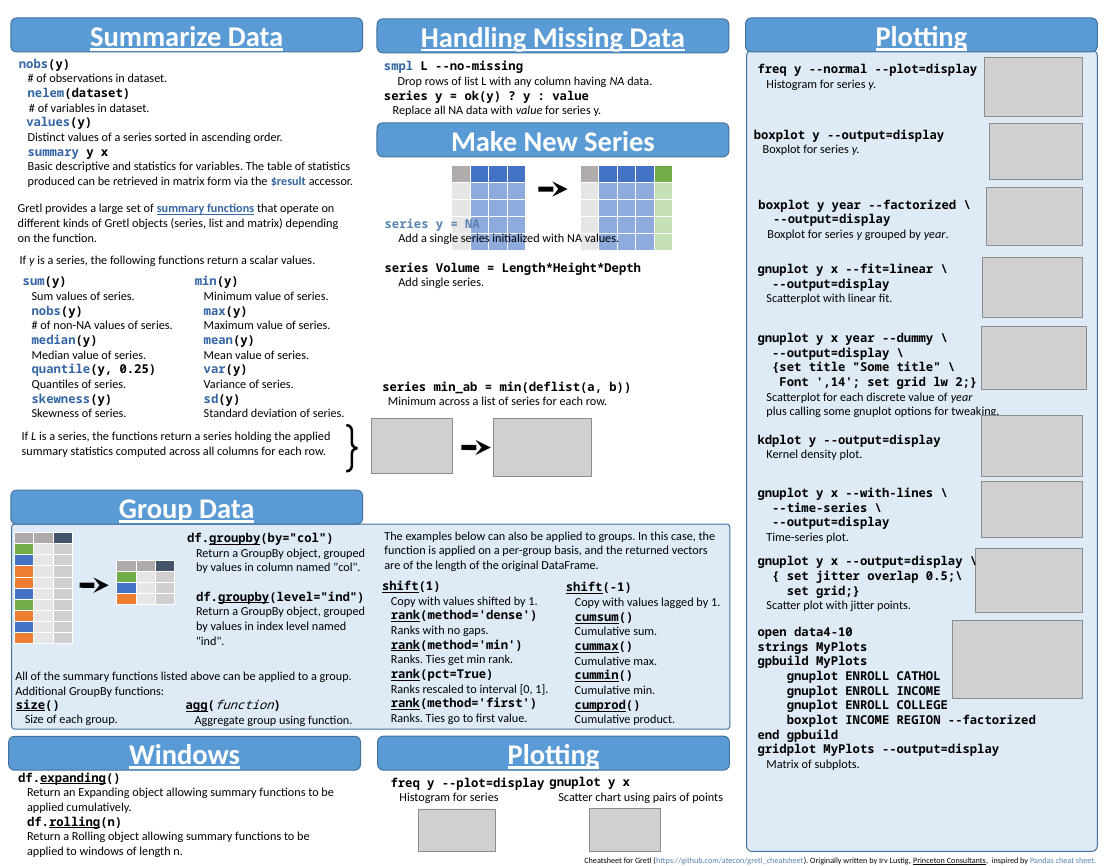
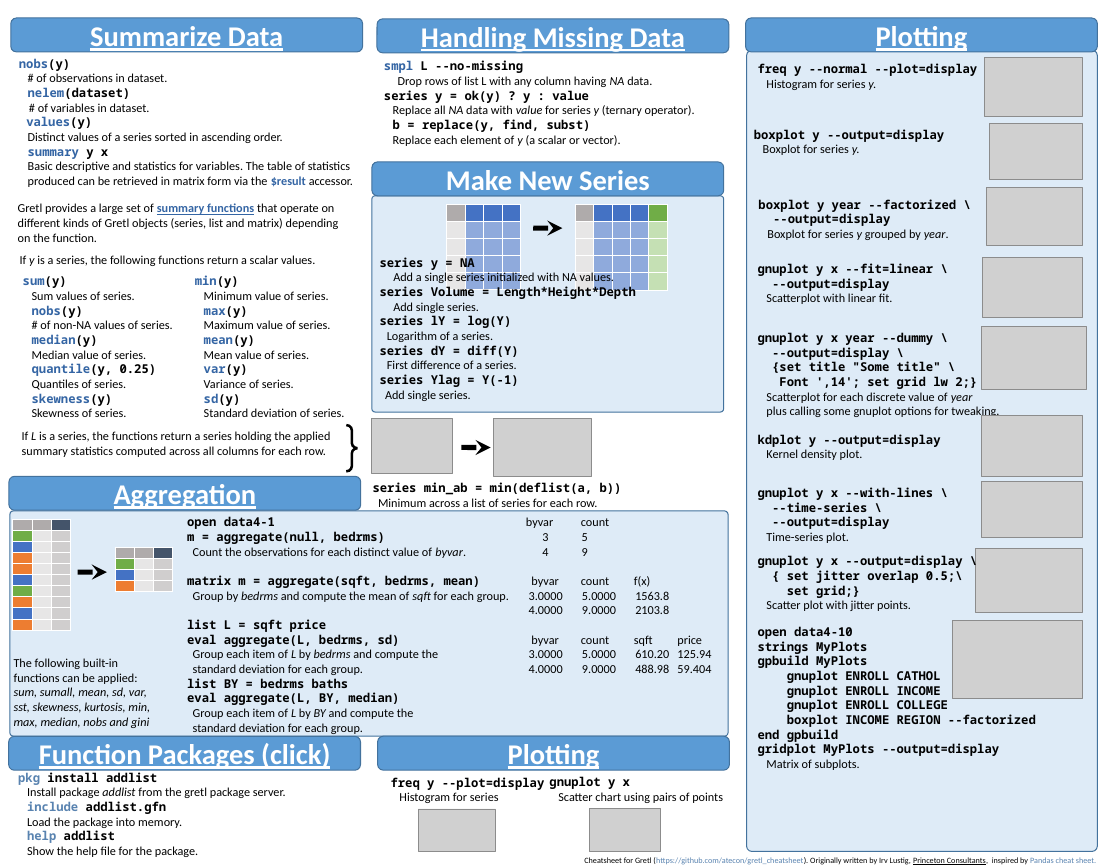
Before and after one commit to gretl-project/gretl_cheatsheet, a slide deck: slide 2 of Gretl_Cheat_Sheet.odp. Drawn at 1120x866 pixels with LibreOffice and Linux fonts; fonts in the diff are those of the drawing; grey boxes stand for pictures. Boxes give left, top, right and bottom in pixels: in the first picture for what was removed or moved away, otherwise in the second. Text is boxed around its words. In the diff, an @@ line names an element or a change of style, - is before the commit and + after.

```diff
--- a/Gretl_Cheat_Sheet.odp
+++ b/Gretl_Cheat_Sheet.odp
@@ text at (x1=393, y1=105, x2=695, y2=146): text changed @@
-Replace all NA data with value for series y.
+Replace all NA data with value for series y (ternary operator).
+b = replace(y, find, subst)
+Replace each element of y (a scalar or vector).
@@ rounded rectangle added at (x1=372, y1=196, x2=723, y2=412), fill #DEEBF7, outline #43729D 0.99 pt @@
@@ 2 tables, 1 rounded rectangle, 1 arrow moved together from (x1=377, y1=123, x2=729, y2=214) to (x1=372, y1=162, x2=723, y2=254) @@
@@ text "series y = NA" moved from (x1=385, y1=216, x2=641, y2=288) to (x1=380, y1=255, x2=636, y2=401) @@
@@ text at (x1=380, y1=255, x2=475, y2=271): text colour #5983B0 to #000000 in "series y = NA" @@
@@ text at (x1=380, y1=315, x2=519, y2=401): paragraphs added @@
+series lY = log(Y)
+Logarithm of a series.
+series dY = diff(Y)
+First difference of a series.
+series Ylag = Y(-1)
+Add single series.
@@ rounded rectangle added at (x1=9, y1=476, x2=361, y2=510), fill #5B9BD5, outline #43729D 0.99 pt, 28 pt, text #FFFFFF, bold, underline @@
+Aggregation
@@ text "series min_ab = min(deflist(a, b))" moved from (x1=382, y1=381, x2=631, y2=405) to (x1=373, y1=482, x2=622, y2=507) @@
@@ rounded rectangle removed at (x1=11, y1=490, x2=363, y2=524) @@
-Group Data
@@ rounded rectangle resized from (x1=12, y1=524, x2=730, y2=729) to (x1=10, y1=511, x2=729, y2=736) @@
@@ table moved from (x1=15, y1=533, x2=72, y2=643) to (x1=12, y1=520, x2=70, y2=630) @@
@@ text removed at (x1=384, y1=531, x2=716, y2=571) @@
-The examples below can also be applied to groups. In this case, the function is applied on a per-group basis, and the returned vectors are of the length of the original DataFrame.
@@ text added at (x1=526, y1=517, x2=711, y2=673), 12 pt, text #000000 @@
+byvar count
+3 5
+4 9
+byvar count f(x)
+3.0000 5.0000 1563.8
+4.0000 9.0000 2103.8
+byvar count sqft price
+3.0000 5.0000 610.20 125.94
+4.0000 9.0000 488.98 59.404
@@ table moved from (x1=117, y1=560, x2=174, y2=604) to (x1=115, y1=547, x2=172, y2=591) @@
@@ arrow moved from (80, 585) - (108, 585) to (78, 572) - (107, 572) @@
@@ text added at (x1=187, y1=575, x2=509, y2=734), 12 pt, text #000000 @@
+open data4-1
+m = aggregate(null, bedrms)
+Count the observations for each distinct value of byvar.
+matrix m = aggregate(sqft, bedrms, mean)
+Group by bedrms and compute the mean of sqft for each group.
+list L = sqft price
+eval aggregate(L, bedrms, sd)
+Group each item of L by bedrms and compute the
+standard deviation for each group.
+list BY = bedrms baths
+eval aggregate(L, BY, median)
+Group each item of L by BY and compute the
+standard deviation for each group.
@@ text removed at (x1=196, y1=591, x2=366, y2=645) @@
-df.groupby(by="col")
-Return a GroupBy object, grouped by values in column named "col".
-df.groupby(level="ind")
-Return a GroupBy object, grouped by values in index level named "ind".
@@ text removed at (x1=382, y1=580, x2=548, y2=724) @@
-shift(1)
-Copy with values shifted by 1.
-rank(method='dense')
-Ranks with no gaps.
-rank(method='min')
-Ranks. Ties get min rank.
-rank(pct=True)
-Ranks rescaled to interval [0, 1].
-rank(method='first')
-Ranks. Ties go to first value.
@@ text removed at (x1=566, y1=581, x2=720, y2=725) @@
-shift(-1)
-Copy with values lagged by 1.
-cumsum()
-Cumulative sum.
-cummax()
-Cumulative max.
-cummin()
-Cumulative min.
-cumprod()
-Cumulative product.
@@ text added at (x1=14, y1=658, x2=150, y2=728), 12 pt, text #000000, italic @@
+The following built-in functions can be applied: sum, sumall, mean, sd, var, sst, skewness, kurtosis, min, max, median, nobs and gini
@@ text removed at (x1=15, y1=671, x2=352, y2=697) @@
-All of the summary functions listed above can be applied to a group. Additional GroupBy functions:
@@ text removed at (x1=16, y1=699, x2=118, y2=725) @@
-size()
-Size of each group.
@@ text removed at (x1=186, y1=699, x2=352, y2=726) @@
-agg(function)
-Aggregate group using function.
@@ text in rounded rectangle at (x1=39, y1=743, x2=330, y2=769): text changed @@
-Windows
+Function Packages (click)
@@ text at (x1=18, y1=770, x2=286, y2=857): text changed @@
-df.expanding()
-Return an Expanding object allowing summary functions to be applied cumulatively.
-df.rolling(n)
-Return a Rolling object allowing summary functions to be applied to windows of length n.
+pkg install addlist
+Install package addlist from the gretl package server.
+include addlist.gfn
+Load the package into memory.
+help addlist
+Show the help file for the package.
```
Also in this commit, not shown: 1 other slide changed.
